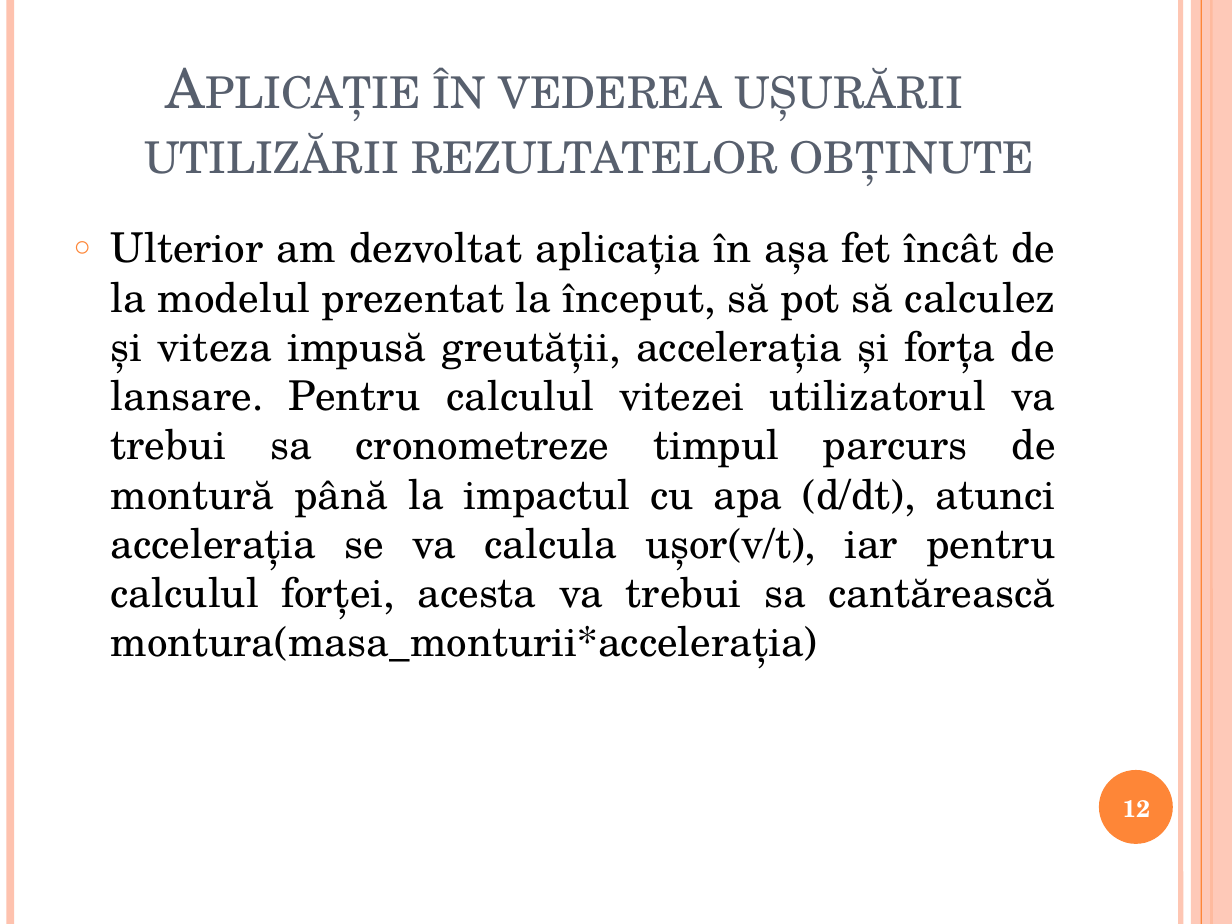
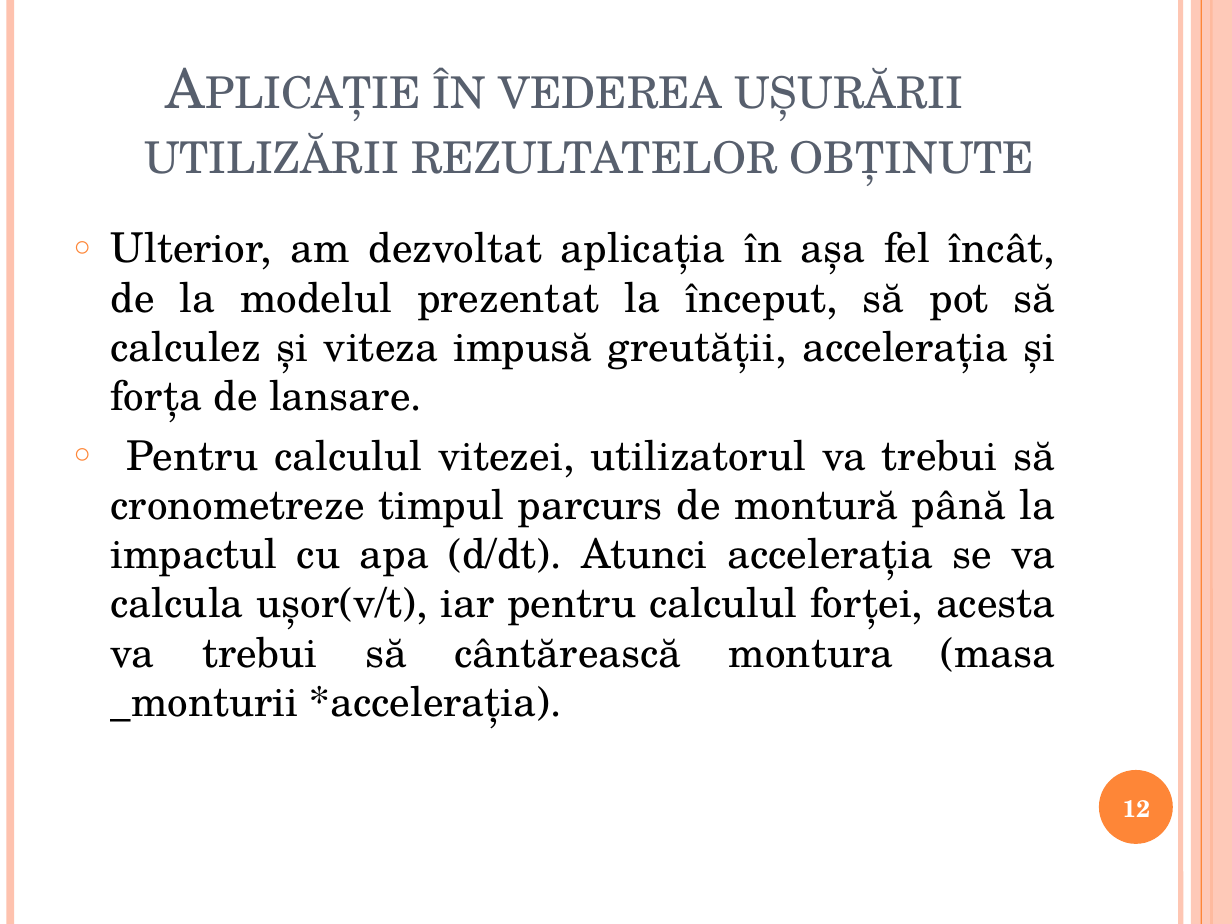
Before and after one commit to medyt/Lucrare-licenta, a slide deck: slide 12 of Prezentare licenta.pptx. Drawn at 1232x924 pixels with LibreOffice and Linux fonts; fonts in the diff are those of the drawing. Boxes give left, top, right and bottom in pixels: in the first picture for what was removed or moved away, otherwise in the second. Text is boxed around its words. In the diff, an @@ line names an element or a change of style, - is before the commit and + after.

```diff
--- a/Prezentare licenta.pptx
+++ b/Prezentare licenta.pptx
@@ text at <box>111,231,1056,728</box>: text changed @@
-○ Ulterior am dezvoltat aplicația în așa fet încât de la modelul prezentat la început, să pot să calculez și viteza impusă greutății, accelerația și forța de lansare. Pentru calculul vitezei utilizatorul va trebui sa cronometreze timpul parcurs de montură până la impactul cu apa (d/dt), atunci accelerația se va calcula ușor(v/t), iar pentru calculul forței, acesta va trebui sa cantărească montura(masa_monturii*accelerația)
+○ Ulterior, am dezvoltat aplicația în așa fel încât, de la modelul prezentat la început, să pot să calculez și viteza impusă greutății, accelerația și forța de lansare.
+○ Pentru calculul vitezei, utilizatorul va trebui să cronometreze timpul parcurs de montură până la impactul cu apa (d/dt). Atunci accelerația se va calcula ușor(v/t), iar pentru calculul forței, acesta va trebui să cântărească montura (masa _monturii *accelerația).
```
Also in this commit, not shown: 10 other slides changed.
